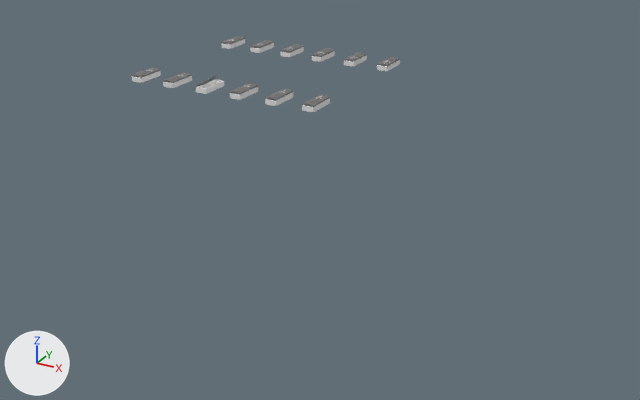
One commit to the Blender file FieldEditor/Field.blend: the scene before it, then after it.
Rendered twice from a 50 mm camera at (193.0, -387.0, 126.0) aimed at (-29.0, 16.0, -75.0). The axes (+X, +Y, +Z) are drawn at lower left. The lights are the same throughout. Mesh edges are drawn as thin lines on the coarser meshes.
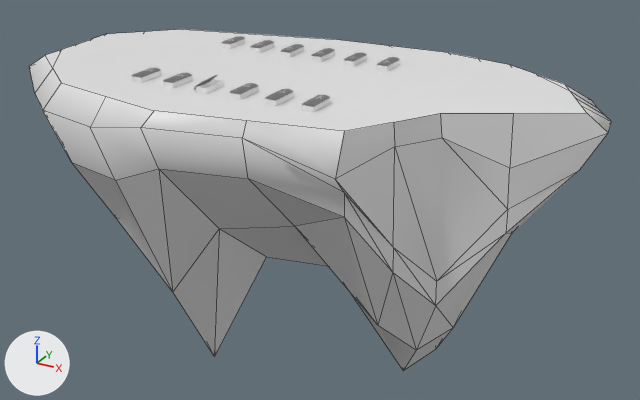
The change in detail:
Material 'None.003' (mat_none_003) is new.
Its base color is (0.8, 0.8, 0.8) (white #e7e7e7).
Mesh me_set_of_floating_islands_001 is new.
It has 115 vertices, 125 faces and spans x -1.06..1.02, y -1.92..1.6, z -2.12..0.0.
It uses material mat_none_003 (white #e7e7e7).
Object '浮島' (ob_浮島) is new; it shows me_set_of_floating_islands_001.
Its location is (-50.0, 5.0, 0.0).
Its rotation in degrees is (0, 0, 90).
Its scale is (90.0, 90.0, 90.0).

Changed parts and their boxes [x1, y1, x2, y2] in the pictures (640 x 400 px):
'浮島', added: after [29, 29, 612, 371]
